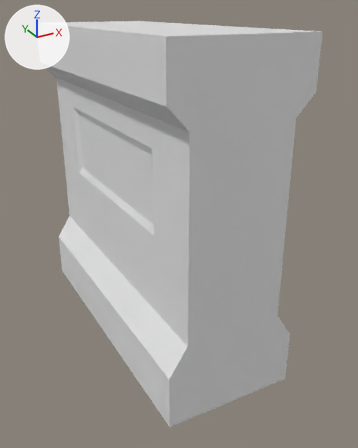
The Blender file Env_Wall_Window_A.blend as it was, and as the next commit left it.
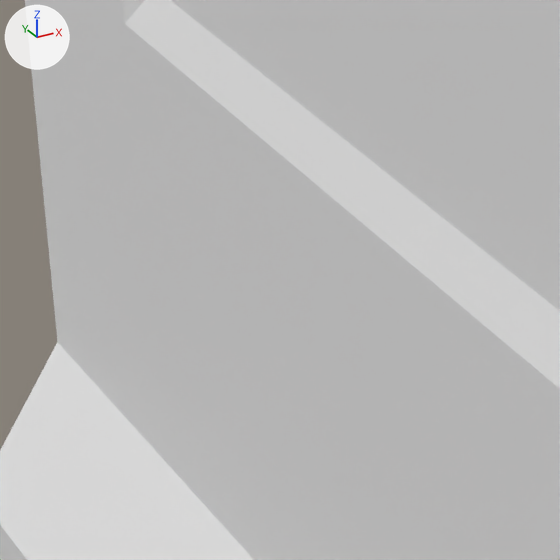
The first picture shows the older version from a camera (50 mm lens) standing at (-32.7, -69.3, 28.8) and looking at (-12.4, -32.4, 10.4). The close-ups show the older and then the newer version on the part from 17% to 39% of the width and 38% to 55% of the height of that picture. Only the edits that show in the close-ups are written down. The lights are fixed; the arrows at upper left show +X, +Y and +Z.
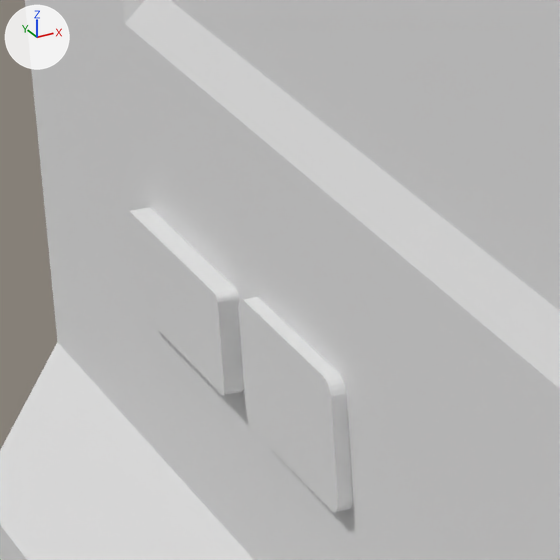
The change, as JSON lines over the scene's bpy script:
```json
{"block": "me_cube_001", "where": "# used by ob_cube; location = (-13.98, -30.08, 13.35); rotation_euler = (0.0, 0.0, 1.571), in degrees (0, 0, 90); scale = (1.17, 1.17, 1.17)"}
{"op": "remove", "block": "me_cube_001", "code": "me_cube_001.from_pydata(...)  # 148 vertices, 128 faces; spans x -11.9..11.9, y 0.0..4.8, z -11.9..11.9"}
{"op": "add", "block": "me_cube_001", "code": "me_cube_001.from_pydata(...)  # 508 vertices, 476 faces; spans x -11.9..11.9, y 0.0..4.8, z -11.9..11.9"}
{"block": "me_cube_001", "change": "me_cube_001 part 1: 120 vertices added at x 0.6..7.4, y 3.5..3.8, z -4.1..-2.2"}
{"block": "me_cube_001", "change": "other edits to the shape of me_cube_001 do not show in these pictures"}
```

Boxes [x1, y1, x2, y2] around the edits, measured in the close-ups (560 x 560 px):
```json
{"part": 1, "of": "me_cube_001", "change": "added", "after": [127, 173, 360, 532]}
```
